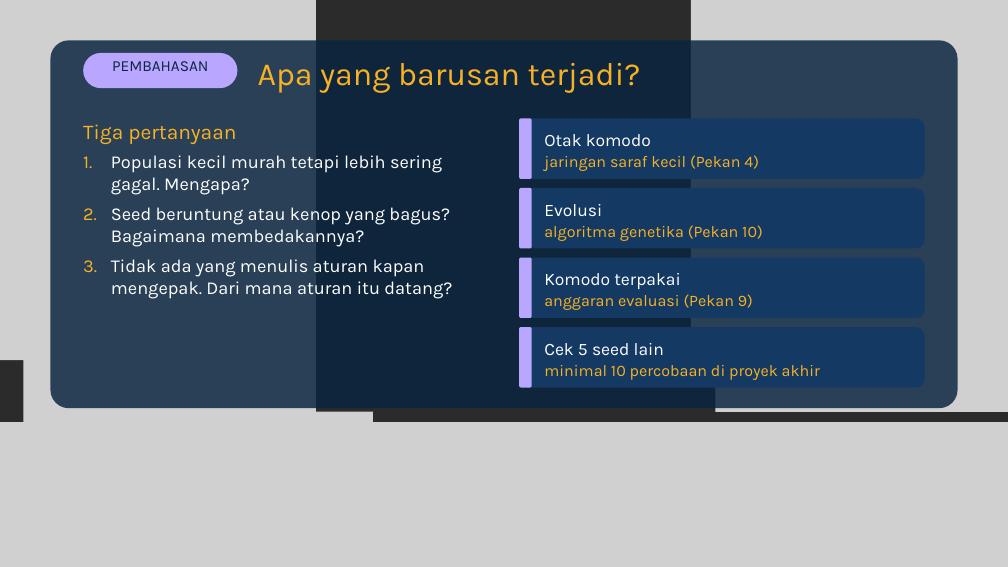
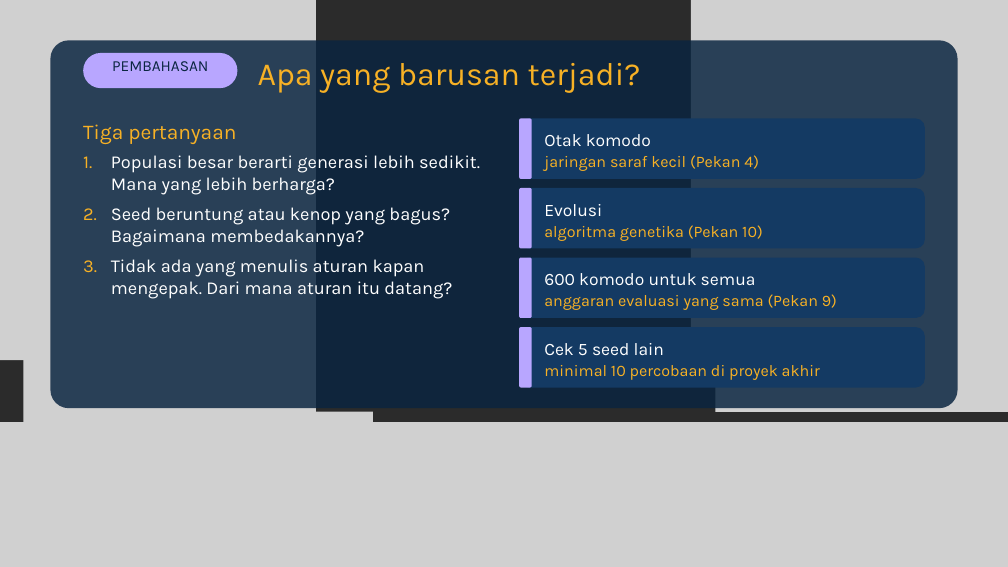
Before and after one commit to dafx7/COMPUTING-AI-ML-OPTIMIZATION, a slide deck: slide 26 of week0/slides/Pertemuan-0-Kickoff.pptx. Drawn at 1008x567 pixels with LibreOffice and Linux fonts; fonts in the diff are those of the drawing; grey boxes stand for pictures; background and template pictures are left out; a plain dark background stands for a picture behind light text. Boxes give left, top, right and bottom in pixels: in the first picture for what was removed or moved away, otherwise in the second. Text is boxed around its words. In the diff, an @@ line names an element or a change of style, - is before the commit and + after.

```diff
--- a/week0/slides/Pertemuan-0-Kickoff.pptx
+++ b/week0/slides/Pertemuan-0-Kickoff.pptx
@@ text at bbox=[111, 155, 480, 195]: text changed @@
-1. Populasi kecil murah tetapi lebih sering gagal. Mengapa?
+1. Populasi besar berarti generasi lebih sedikit. Mana yang lebih berharga?
@@ text at bbox=[544, 273, 837, 310]: text changed @@
-Komodo terpakai
-anggaran evaluasi (Pekan 9)
+600 komodo untuk semua
+anggaran evaluasi yang sama (Pekan 9)
```
Also in this commit, not shown: 7 other slides changed, 10 other files.
